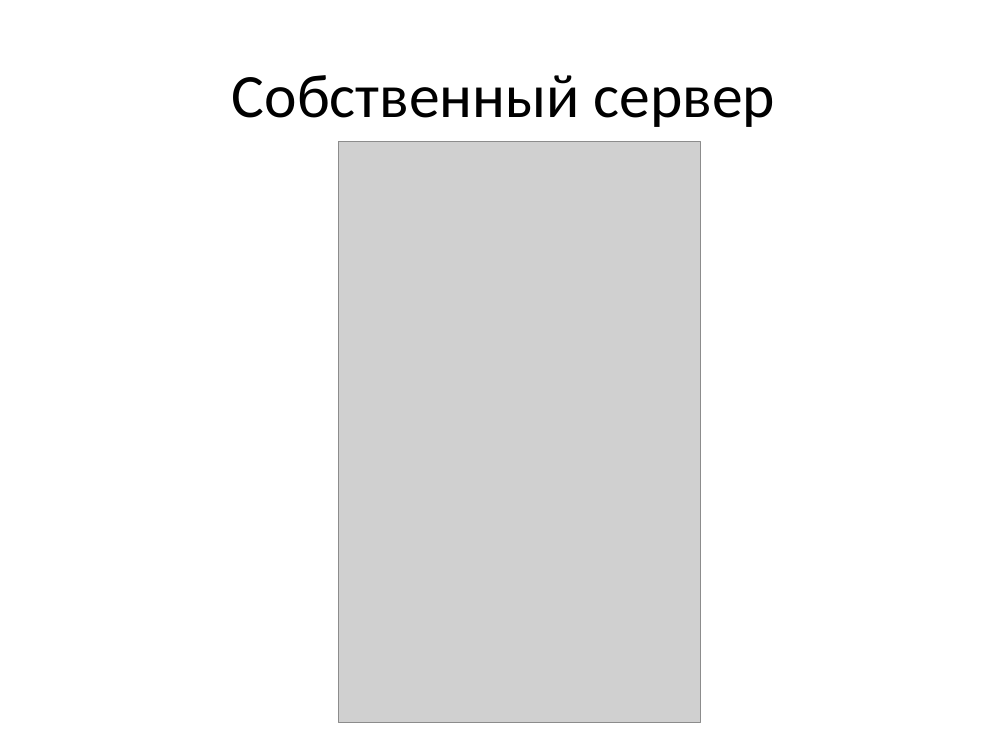
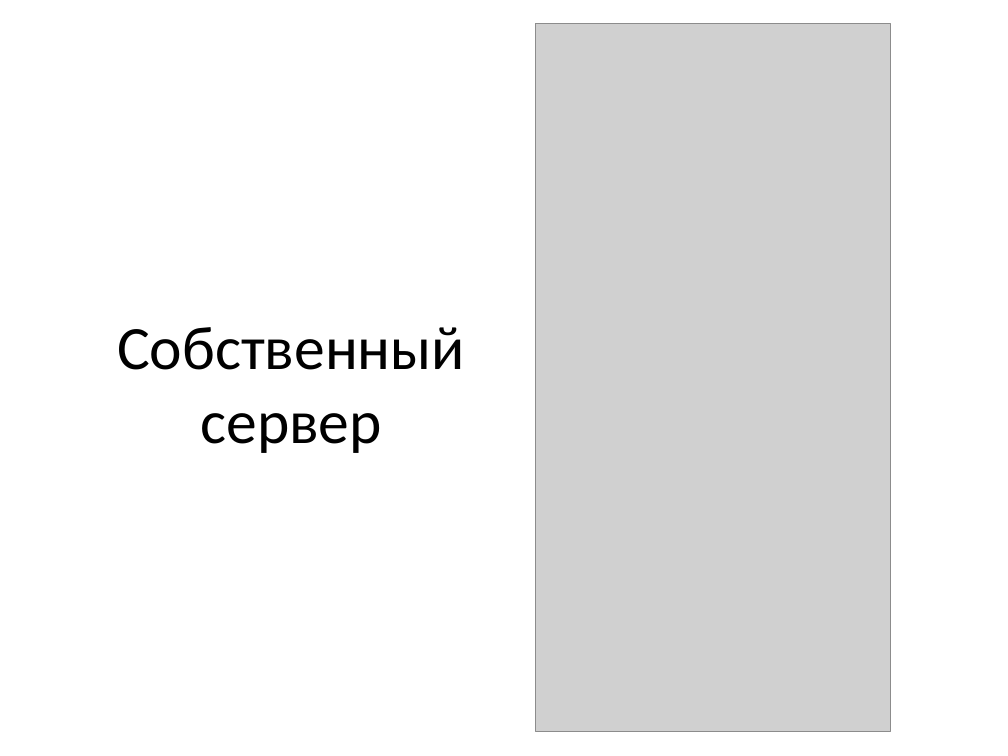
Before and after one commit to ZmicierKachkou/2049, a slide deck: slide 13 of util/шоу.pptx. Drawn at 1008x756 pixels with LibreOffice and Linux fonts; fonts in the diff are those of the drawing; grey boxes stand for pictures. Boxes give left, top, right and bottom in pixels: in the first picture for what was removed or moved away, otherwise in the second. Text is boxed around its words. In the diff, an @@ line names an element or a change of style, - is before the commit and + after.

```diff
--- a/util/шоу.pptx
+++ b/util/шоу.pptx
@@ picture added at (x1=535, y1=23, x2=890, y2=731) @@
@@ picture removed at (x1=339, y1=142, x2=701, y2=723) @@
@@ title "Собственный сервер" rewrapped from (x1=232, y1=75, x2=775, y2=127) to (x1=117, y1=327, x2=465, y2=453) @@
```
Also in this commit, not shown: 3 other slides changed, 1 other file.
